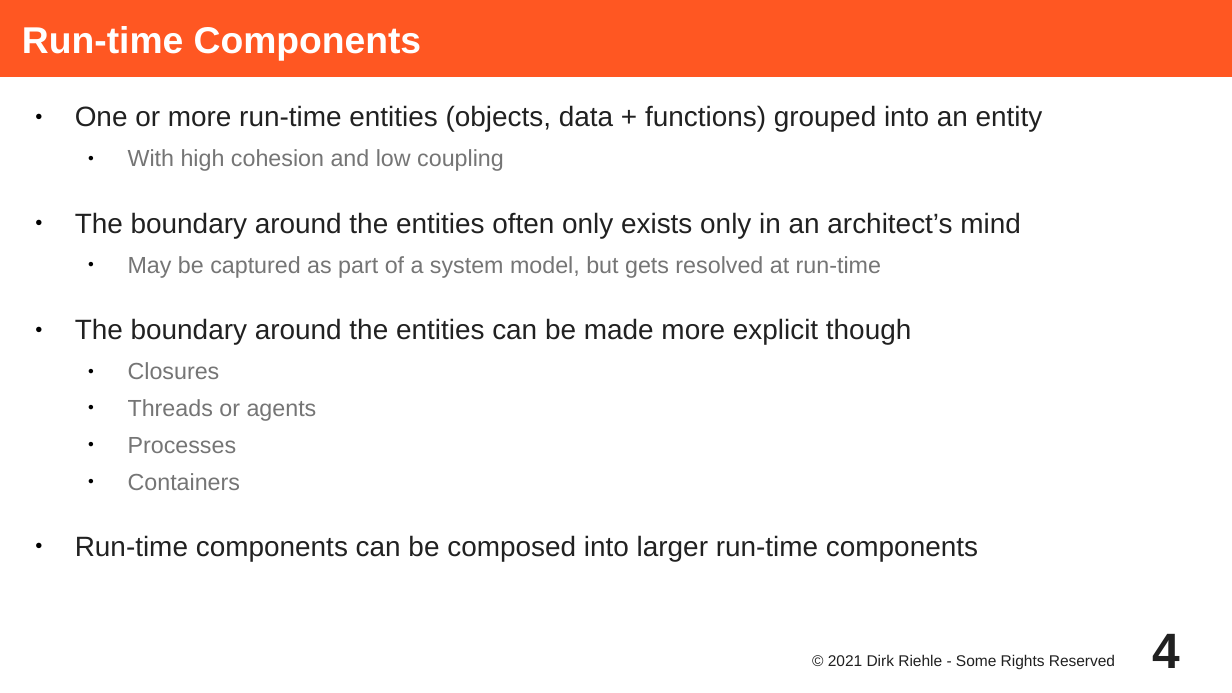
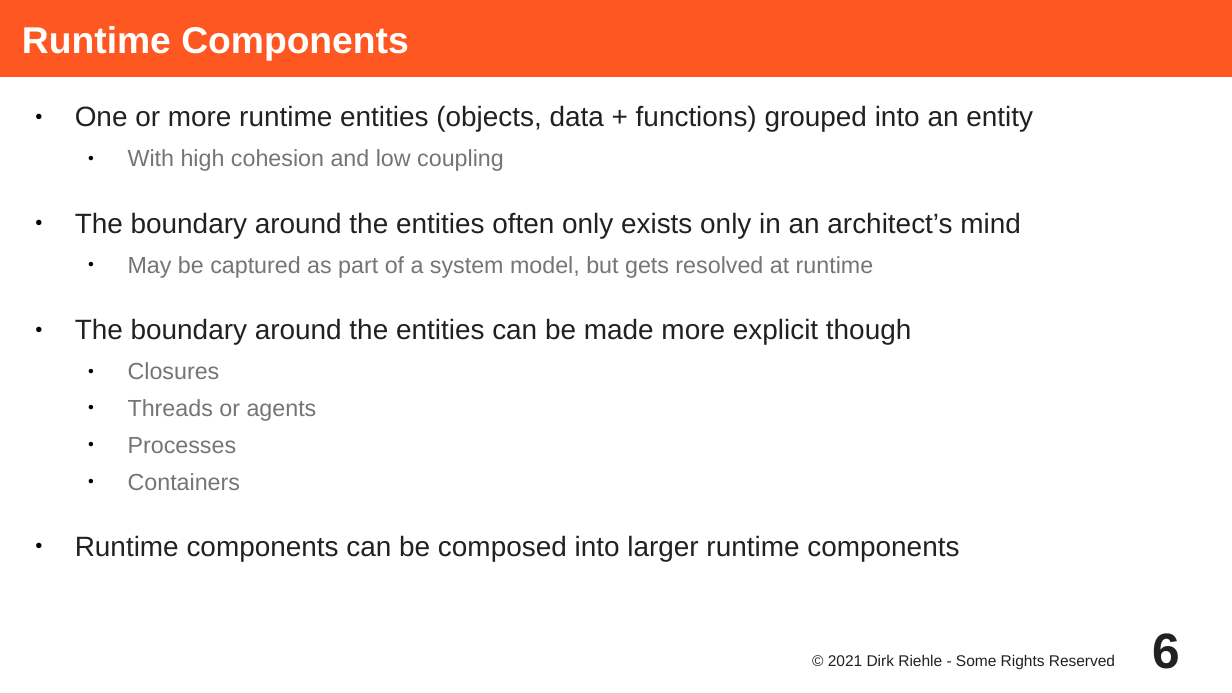
Before and after one commit to dirkriehle/adap-course, a slide deck: slide 6 of Lecture Slides/ADAP C11 - Object-oriented Frameworks.odp (slide 4 before the commit). Drawn at 1232x693 pixels with LibreOffice and Linux fonts; fonts in the diff are those of the drawing. Boxes give left, top, right and bottom in pixels: in the first picture for what was removed or moved away, otherwise in the second. Text is boxed around its words. In the diff, an @@ line names an element or a change of style, - is before the commit and + after.

Commit message:
Finished remaining slides for winter 2021/22 update, including splitting decks into chunks

```diff
--- a/Lecture Slides/ADAP C11 - Object-oriented Frameworks.odp
+++ b/Lecture Slides/ADAP C11 - Object-oriented Frameworks.odp
@@ title at [22,26,409,61]: text changed @@
-Run-time Components
+Runtime Components
@@ text at [75,105,1033,132]: text changed @@
-● One or more run-time entities (objects, data + functions) grouped into an entity
+● One or more runtime entities (objects, data + functions) grouped into an entity
@@ text at [128,256,874,278]: text changed @@
-  ● May be captured as part of a system model, but gets resolved at run-time
+  ● May be captured as part of a system model, but gets resolved at runtime
@@ text at [75,535,959,561]: text changed @@
-● Run-time components can be composed into larger run-time components
+● Runtime components can be composed into larger runtime components
@@ page number at [1152,633,1180,669]: text changed @@
-4
+6
```
Also in this commit, not shown: 8 other slides changed, 9 slides added, 5 other files.
